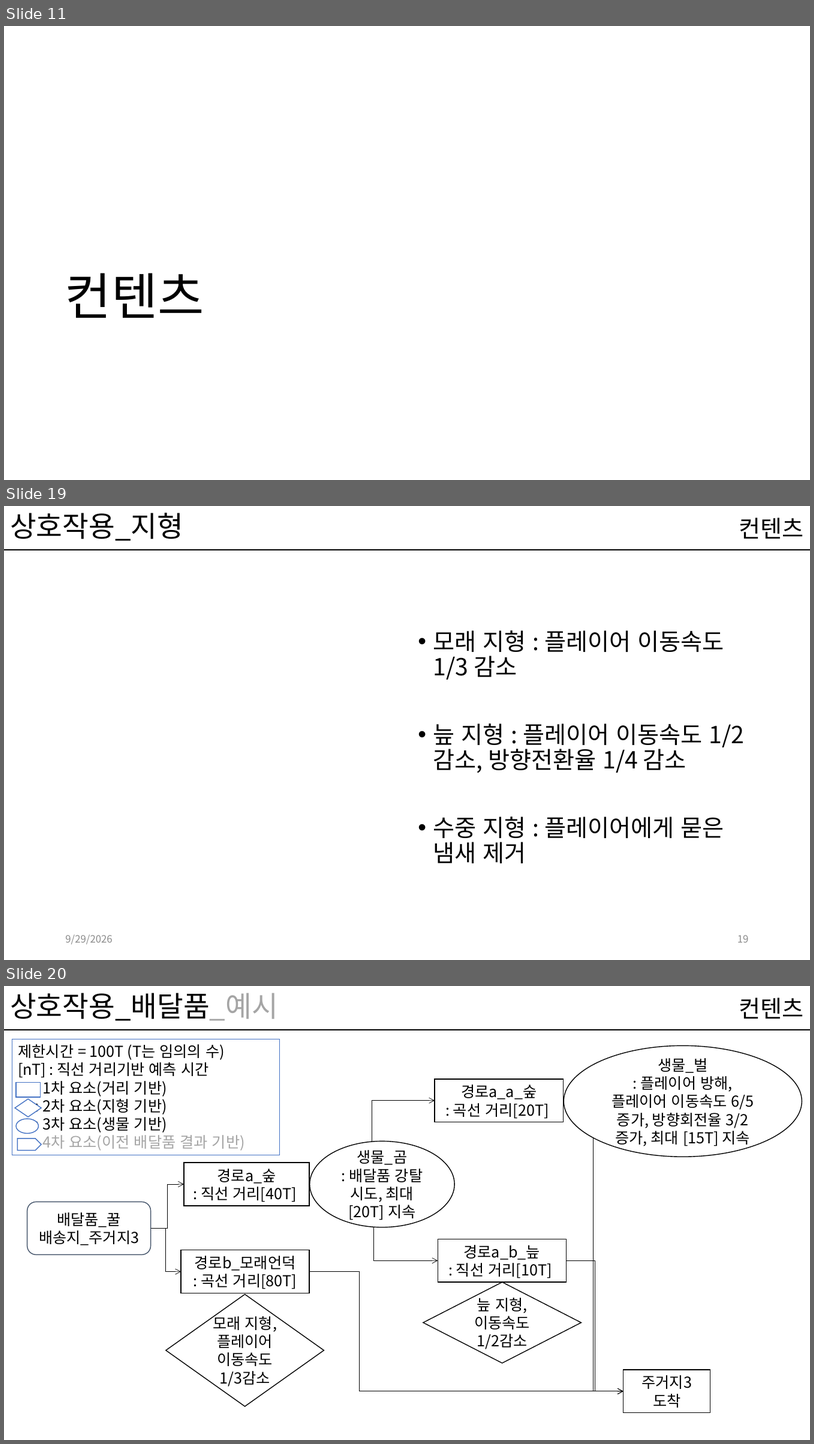
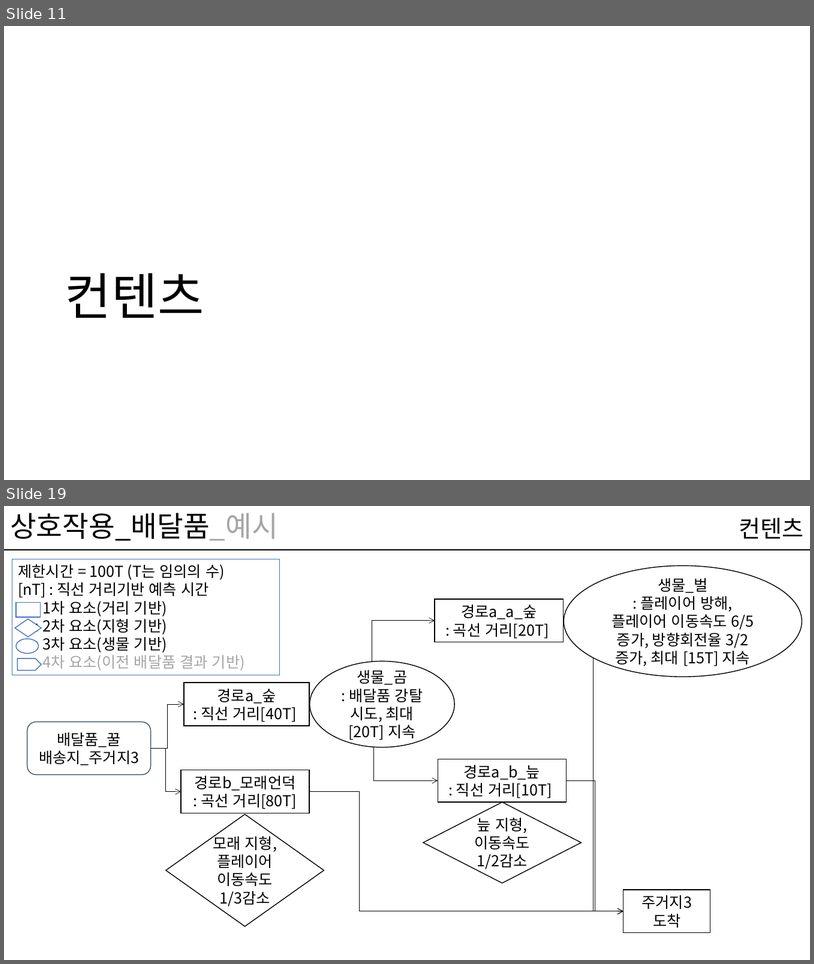
Before and after one commit to kwakyerin/2026_Graduation_Project, a slide deck: documents/HyunahKwon/design/designing/for_teammates/배트와 달트_기획서.pptx. Shown one above the other, each under a label of ours: slides 11, 19 and 20 before the commit, slides 11 and 19 after it; the slides between them are not shown. The pictures are 814x1444 and 814x964 pixels, drawn with LibreOffice and Linux fonts; fonts in the diff are those of the drawing. Boxes give left, top, right and bottom in pixels: in the first picture for what was removed or moved away, otherwise in the second. Text is boxed around its words. In the diff, an @@ line names an element or a change of style, - is before the commit and + after.

```diff
--- a/documents/HyunahKwon/design/designing/for_teammates/배트와 달트_기획서.pptx
+++ b/documents/HyunahKwon/design/designing/for_teammates/배트와 달트_기획서.pptx
@@ slide 19 removed at (x1=4, y1=506, x2=810, y2=960), background #FFFFFF; not listed: 1 template element that a slide beside it also shows @@
@@ title removed at (x1=10, y1=513, x2=183, y2=541) @@
-상호작용_지형
@@ text removed at (x1=740, y1=517, x2=804, y2=539) @@
-컨텐츠
@@ text removed at (x1=434, y1=630, x2=744, y2=863) @@
-• 모래 지형 : 플레이어 이동속도 1/3 감소
-• 늪 지형 : 플레이어 이동속도 1/2 감소, 방향전환율 1/4 감소
-• 수중 지형 : 플레이어에게 묻은 냄새 제거
@@ text removed at (x1=65, y1=934, x2=112, y2=944) @@
-9/29/2026
@@ page number removed at (x1=738, y1=934, x2=749, y2=942) @@
-19
@@ what was slide 20 is now slide 19 @@
```
Also in this commit, not shown: 35 slides changed, 3 other files.
